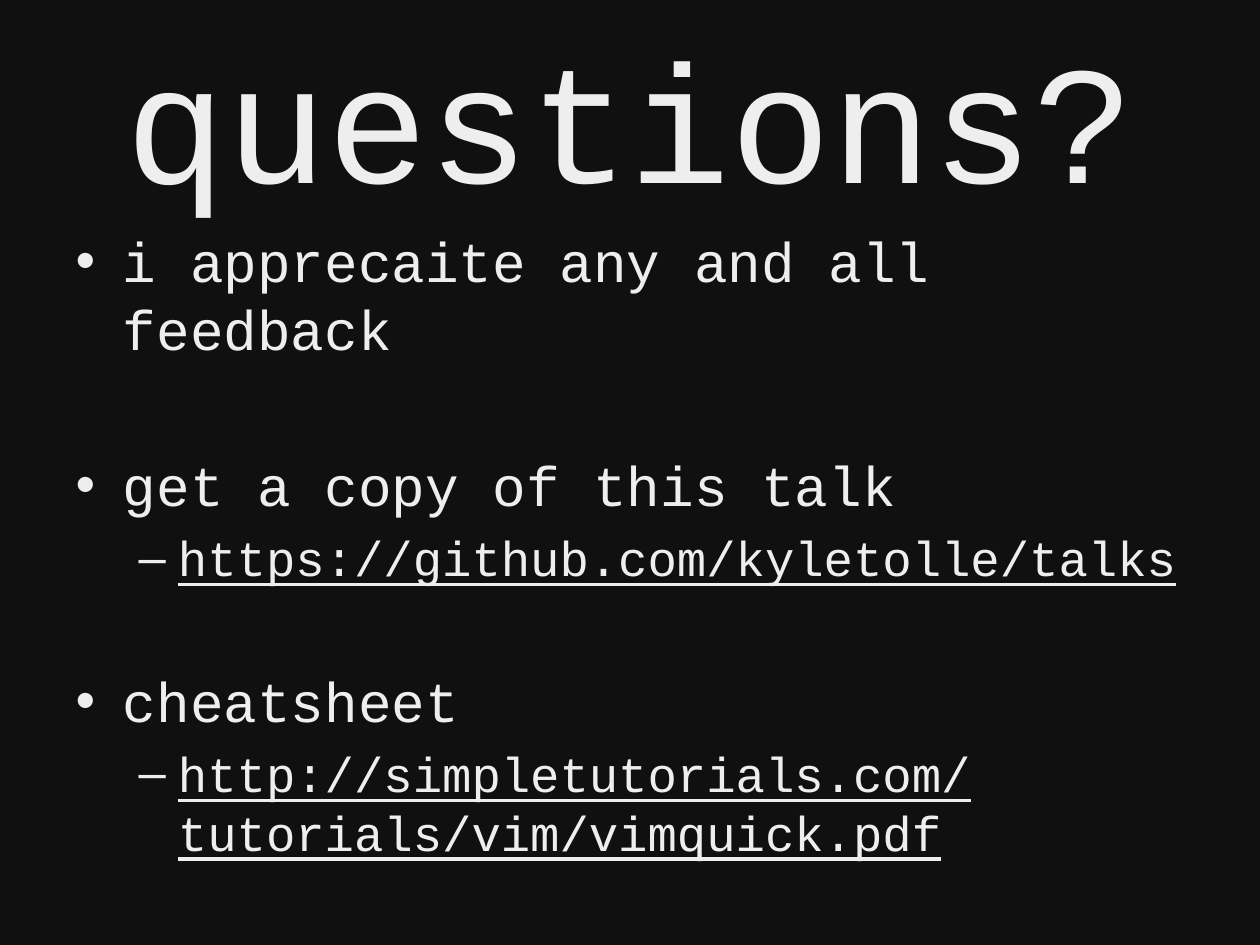
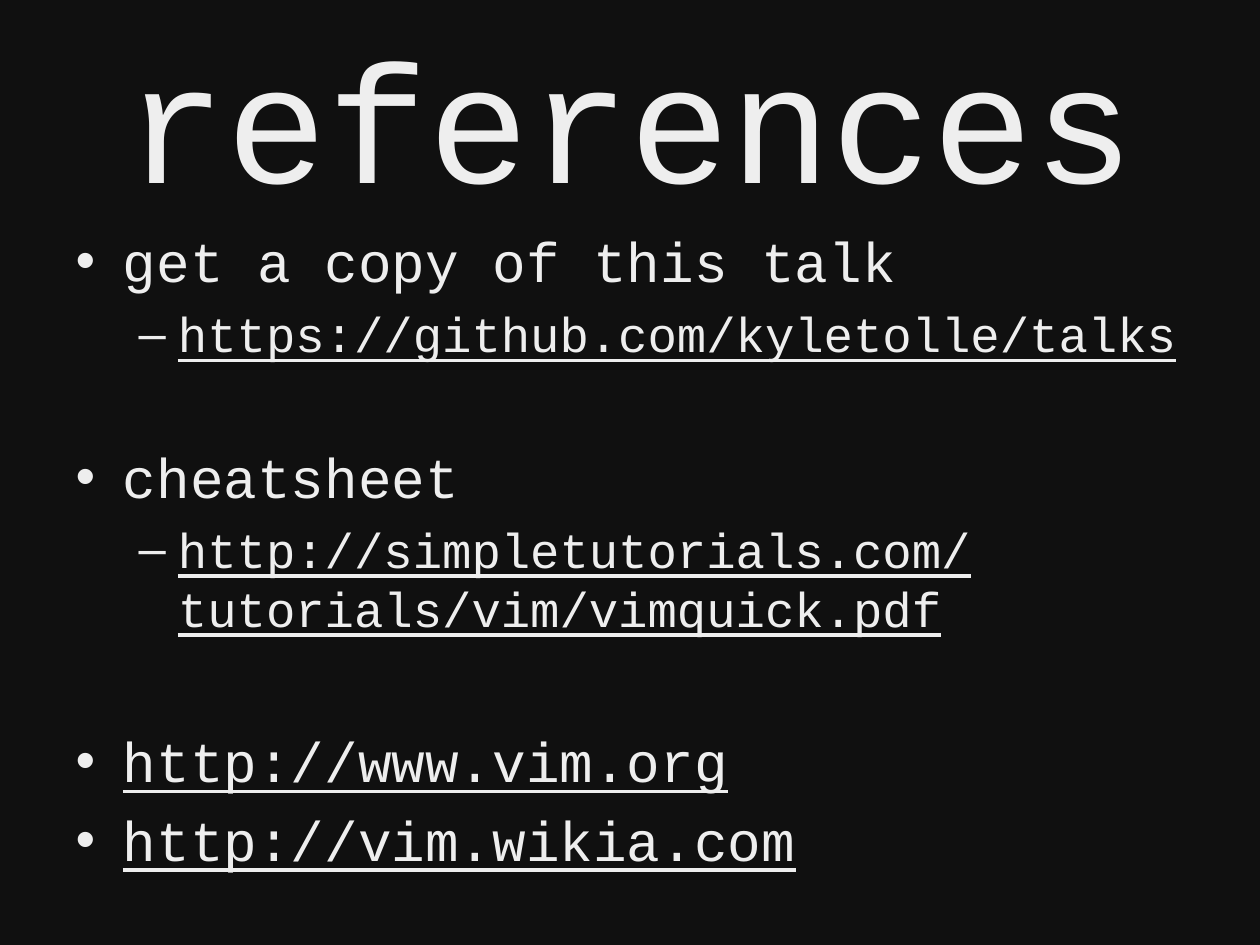
Before and after one commit to kyletolle/talks, a slide deck: slide 43 of beginning_vim-04.17.2012.pptx (slide 42 before the commit). Drawn at 1260x945 pixels with LibreOffice and Linux fonts; fonts in the diff are those of the drawing. Boxes give left, top, right and bottom in pixels: in the first picture for what was removed or moved away, otherwise in the second. Text is boxed around its words. In the diff, an @@ line names an element or a change of style, - is before the commit and + after.

```diff
--- a/beginning_vim-04.17.2012.pptx
+++ b/beginning_vim-04.17.2012.pptx
@@ title at [126, 63, 1134, 185]: text changed @@
-questions?
+references
@@ text at [123, 242, 930, 351]: paragraph removed @@
-• i apprecaite any and all feedback
@@ text at [123, 742, 795, 873]: paragraphs added @@
+• http://www.vim.org
+• http://vim.wikia.com
```
Also in this commit, not shown: 3 other slides changed, 2 slides added.
